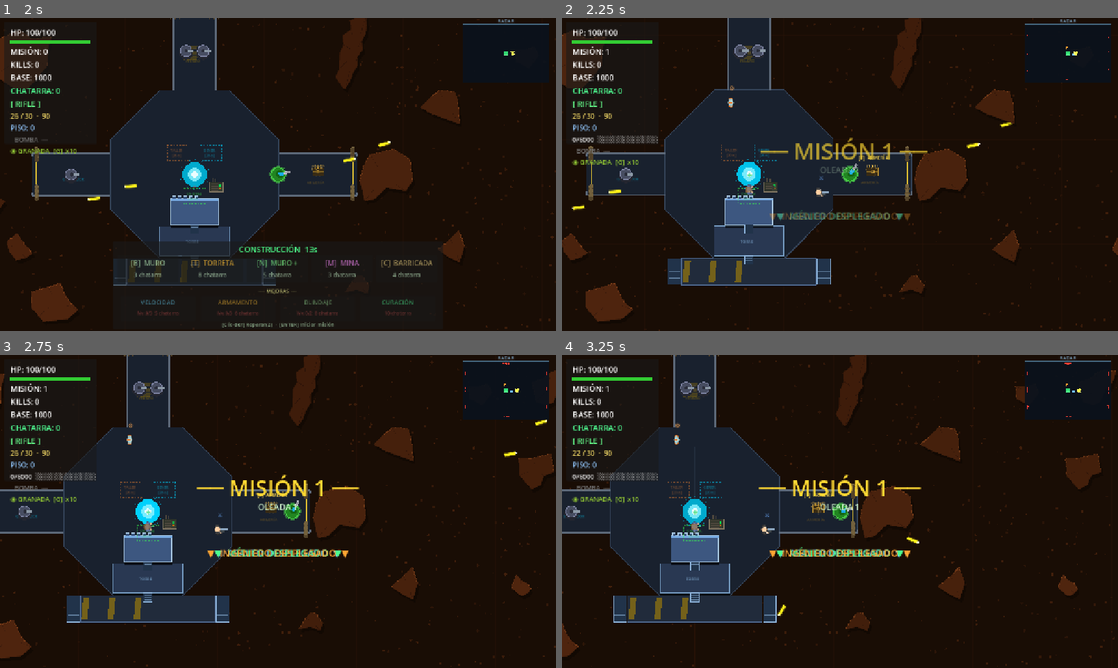
Above: before the commit, frames 1-4 (two rows, left to right).
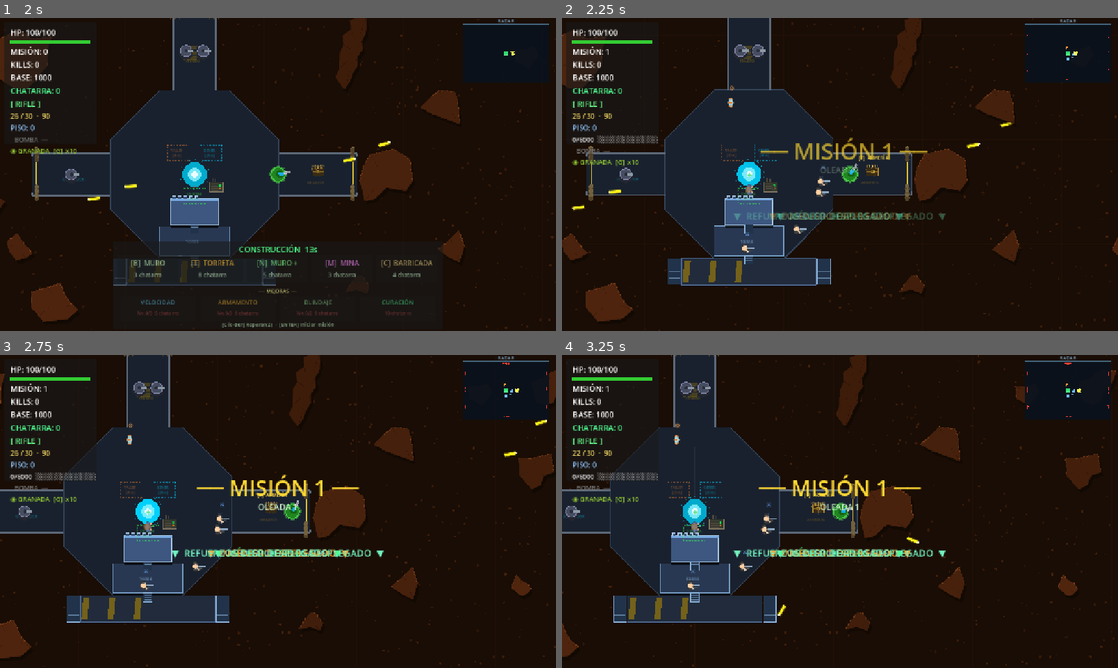
Above: after the commit, the same moments.

Repository: enriquecordero/last-colony
Game: Godot game, scene res://scenes/main.tscn
Same seed, same stepped clock (60 frames per second), same inputs: the game is played once before the commit and once after it. This scene is started directly instead of the project's main scene.
Inputs (mouse positions are in pixels of both pictures, inside the frame that each line leads up to):
- Up to frame 1 (2 s): tap Enter at 0.5 s; move the mouse to (400, 158) at 0.52 s; hold Right (ui_right) 0.53-1.25 s; tap F at 0.6 s; click (400, 158) at 0.67 s; tap Space at 0.77 s; drag from (166, 190) to (383, 152) at 1.27 s
- Up to frame 2 (2.25 s): move the mouse to (895, 105) at 2.02 s; hold Right (ui_right) from 2.03 s (still down); tap Enter at 2.1 s
- Up to frame 3 (2.75 s): keep holding Right (ui_right)
- Up to frame 4 (3.25 s): release Right (ui_right) at 2.75 s; drag from (812, 574) to (1073, 455) at 2.77 s

Frame 1 is identical in both runs. In frame 2, 0.4% of the frame differs, in the area x 31-92%, y 12-76%; in frame 3, 0.6%; in frame 4, 0.6%, in the area x 22-93%, y 10-76%.
Error before the commit: Cannot call method 'queue_free' on a null value. (res://scripts/main.gd:470)
Error after the commit: Cannot call method 'queue_free' on a null value. (res://scripts/main.gd:472)

Commit message:
Placement validation + scaling NPC reinforcements
Build placement now respects fortress geometry:
- Blocks inside octagon, arm corridors, south wall, towers (l2/l3 only
  permit turrets), out-of-bounds, overlapping structures, player/NPCs
- Preview tints red when placement is invalid (live feedback)
- Shows 'NO PUEDE CONSTRUIR AHÍ' if you try anyway

More man power for the carpet hordes:
- Extra assault grunts spawn each wave: 3 at wave 1, +1 per wave up to
  cap of 8 (added to existing assault+medic+engineer+sniper+demo)
- Distributed evenly around base perimeter at each wave start
- Dead grunts auto-replenish next wave

Co-Authored-By: Claude Sonnet 4.6 <noreply@anthropic.com>

Diff:
--- a/scripts/main.gd
+++ b/scripts/main.gd
@@ -101,6 +101,8 @@
 var _engineer_npc: Node2D
 var _sniper_npc:   Node2D
 var _demo_npc:     Node2D
+var _extra_grunts: Array  = []
+const EXTRA_GRUNT_CAP := 8
 
 var _wave:        int  = 0
 var _kills:       int  = 0
@@ -1188,6 +1190,15 @@
 	preview.position = Vector2(
 		round(mp.x / 40.0) * 40.0,
 		round(mp.y / 40.0) * 40.0)
+	var ok: bool = _can_place_at(preview.position)
+	var tint: Color
+	if not ok:
+		tint = Color(1.4, 0.4, 0.4, 0.85)
+	elif _build_type == BuildType.WALL_PLUS:
+		tint = Color(0.6, 1.0, 0.6)
+	else:
+		tint = Color.WHITE
+	preview.modulate = tint
 
 func shake(strength: float) -> void:
 	_shake = maxf(_shake, strength)
@@ -1332,6 +1343,9 @@
 	if _biomasa < cost:
 		return
 	var pos := _active_preview().position
+	if not _can_place_at(pos):
+		_hud.show_npc_announcement("NO PUEDE CONSTRUIR AHÍ", Color(1.0, 0.4, 0.2))
+		return
 	match _build_type:
 		BuildType.WALL:
 			var w := WALL_SCENE.instantiate()
@@ -1393,6 +1407,42 @@
 	_biomasa -= 2
 	_hud.update_biomasa(_biomasa)
 	_hud.update_upgrades(_upg_speed, _upg_fire, _upg_armor, _healed_this_phase, _biomasa)
+
+func _can_place_at(pos: Vector2) -> bool:
+	# Out of map
+	if pos.x < 30.0 or pos.y < 30.0 or pos.x > MAP_W - 30.0 or pos.y > MAP_H - 30.0:
+		return false
+	# Don't overlap existing structures
+	for s in _walls.get_children():
+		if is_instance_valid(s) and s.global_position.distance_to(pos) < 32.0:
+			return false
+	# Respect fortress geometry — turrets allowed on platforms, walls only outside
+	if is_instance_valid(_fortress):
+		# Block: inside the octagon, arm corridors, south wall rect, towers
+		if _fortress.is_inside_hex(pos):
+			return false
+		var arms: Dictionary = _fortress.arm_polygons
+		for k in arms:
+			var poly: Array = arms[k]
+			if Geometry2D.is_point_in_polygon(pos, PackedVector2Array(poly)):
+				return false
+		var sw: Rect2 = _fortress.south_wall_rect
+		if sw.has_point(pos):
+			return false
+		var t2: Rect2 = _fortress.tower_l2_rect
+		if t2.has_point(pos) and _build_type != BuildType.TURRET:
+			return false
+		var t3: Rect2 = _fortress.tower_l3_rect
+		if t3.has_point(pos) and _build_type != BuildType.TURRET:
+			return false
+	# Don't drop on top of player or NPCs
+	if is_instance_valid(_player) and _player.global_position.distance_to(pos) < 28.0:
+		return false
+	for npc in _friendlies.get_children():
+		if is_instance_valid(npc) and npc.global_position.distance_to(pos) < 24.0:
+			return false
+	return true
+
 
 func _count_turrets() -> int:
 	var n := 0
@@ -1795,6 +1845,29 @@
 		if not is_instance_valid(_sniper_npc):   _spawn_sniper_npc()
 	if _wave == 5:
 		if not is_instance_valid(_demo_npc):     _spawn_demo_npc()
+	# Extra grunts scale with wave: 3 at w1, +1 per wave up to cap
+	_extra_grunts = _extra_grunts.filter(func(n): return is_instance_valid(n))
+	var desired: int = mini(2 + _wave, EXTRA_GRUNT_CAP)
+	while _extra_grunts.size() < desired:
+		_spawn_extra_grunt(_extra_grunts.size())
+
+
+func _spawn_extra_grunt(idx: int) -> void:
+	var g := NPCAssault.new()
+	var angle: float = TAU * float(idx) / float(EXTRA_GRUNT_CAP) + randf_range(-0.2, 0.2)
+	var dir: Vector2 = Vector2(cos(angle), sin(angle))
+	var spawn: Vector2 = _npc_spawn_pos(dir)
+	g.position         = spawn
+	g.player           = _player
+	g.base_pos         = BASE_POS
+	g.post_pos         = spawn
+	g.bullet_container = _bullets
+	g.enemies_node     = _enemies
+	g.died.connect(_on_npc_died)
+	_friendlies.add_child(g)
+	_extra_grunts.append(g)
+	if idx == 0:
+		_hud.show_npc_announcement("REFUERZOS DESPLEGADOS", Color(0.45, 0.95, 0.75))
 
 func _npc_spawn_pos(offset_normal: Vector2) -> Vector2:
 	# APO ≈ 111 + ARM_LEN/2 = 60 → midpoint of arm corridor ≈ 170
@@ -1873,6 +1946,7 @@
 	elif npc == _engineer_npc: _engineer_npc = null
 	elif npc == _sniper_npc:  _sniper_npc   = null
 	elif npc == _demo_npc:    _demo_npc     = null
+	else: _extra_grunts.erase(npc)
 
 func _on_build_card_selected(type: int) -> void:
 	if not _build_phase:
